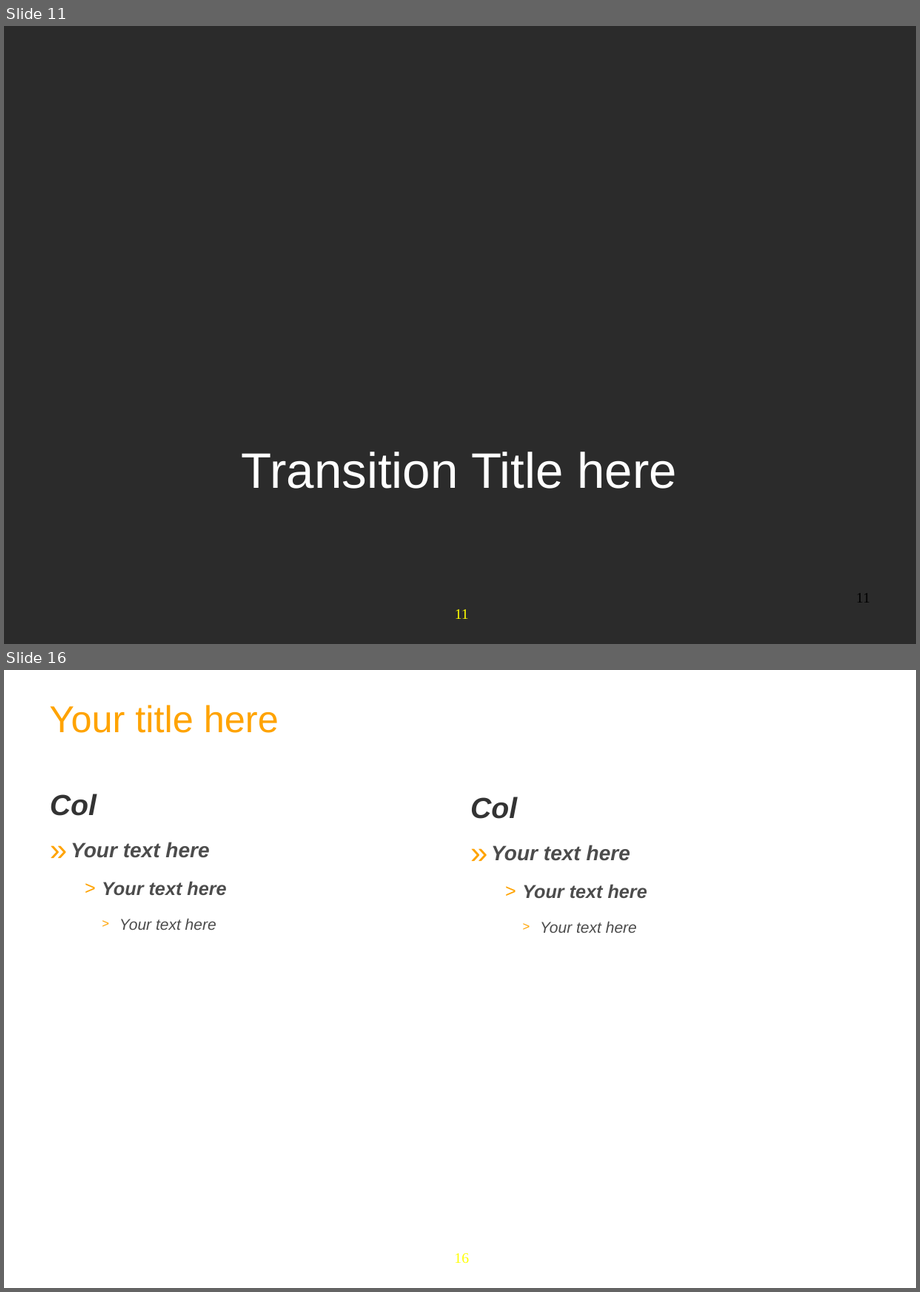
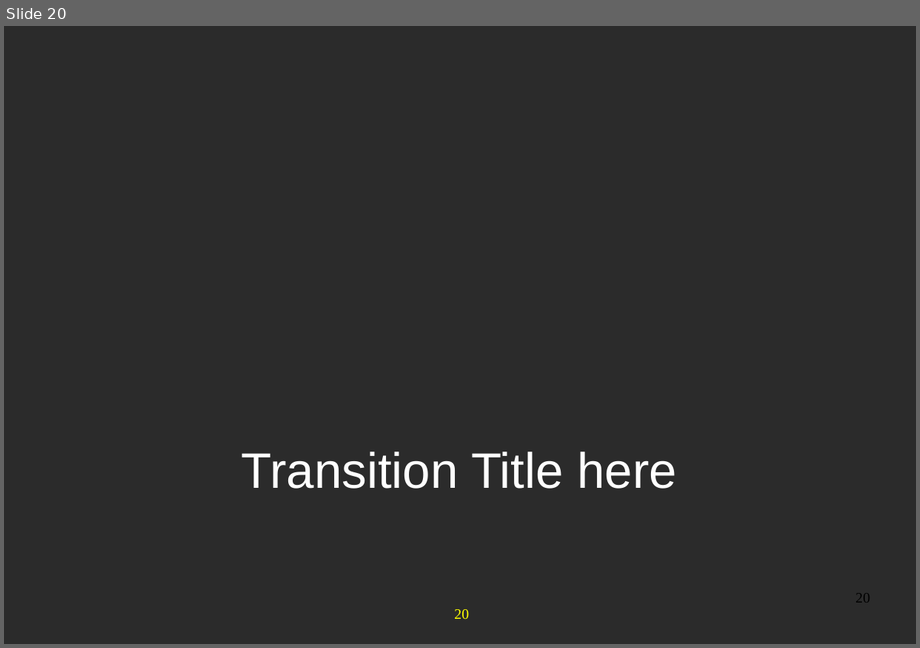
Before and after one commit to anhvurz90/training, a slide deck: slides/exo-developer/en/370-Chromattic-XDev-en.pptx. Shown one above the other, each under a label of ours: slides 11 and 16 before the commit, slide 20 after it; the slides between them are not shown. The pictures are 920x1292 and 920x648 pixels, drawn with LibreOffice and Linux fonts; fonts in the diff are those of the drawing; background and template pictures are left out; a plain dark background stands for a picture behind light text. Boxes give left, top, right and bottom in pixels: in the first picture for what was removed or moved away, otherwise in the second. Text is boxed around its words. In the diff, an @@ line names an element or a change of style, - is before the commit and + after.

```diff
--- a/slides/exo-developer/en/370-Chromattic-XDev-en.pptx
+++ b/slides/exo-developer/en/370-Chromattic-XDev-en.pptx
@@ slide 16 removed at bbox=[4, 670, 916, 1288], background #FFFFFF; not listed: 1 template element that a slide beside it also shows @@
@@ text removed at bbox=[49, 705, 279, 733] @@
-Your title here
@@ text removed at bbox=[50, 794, 226, 930] @@
-Col
-» Your text here
-  > Your text here
-      > Your text here
@@ text removed at bbox=[470, 797, 647, 933] @@
-Col
-» Your text here
-  > Your text here
-      > Your text here
@@ what was slide 11 is now slide 20 @@
@@ page number at bbox=[855, 594, 870, 602]: text changed @@
-11
+20
@@ page number at bbox=[454, 609, 469, 619]: text changed @@
-11
+20
```
Also in this commit, not shown: 5 slides changed, 11 slides added, 5 other slides removed.
